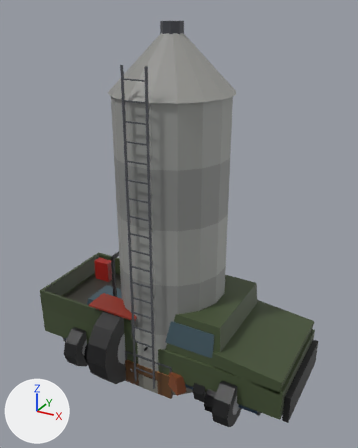
A saved change to the glTF model godot/assets/furniture/furniture.glb.
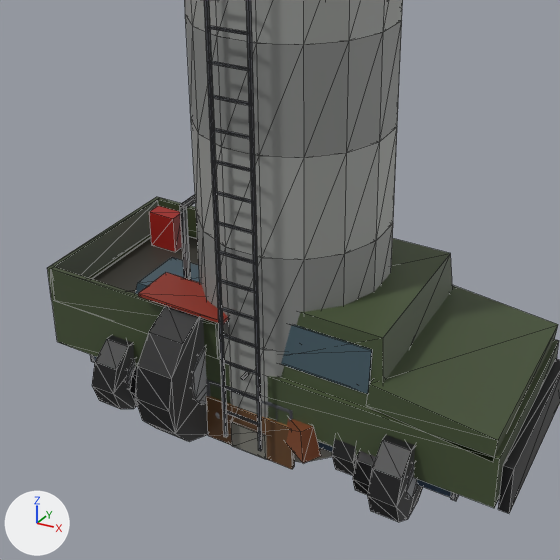
There are two pictures of each version: one whole from a 50 mm camera at (4.0, -7.05, 6.55) aimed at (0.12, -0.01, 3.03), one close up on the part from 4% to 88% of the width and 33% to 100% of the height. The axes (+X, +Y, +Z) are drawn at lower left. The lights are the same throughout. The first two pictures are the older version. The close-ups show mesh edges as thin lines. Vertices at exactly the same position are counted once.

The scene before the commit, as lines of its bpy script (objects in view):
```python
me_car_v1 = bpy.data.meshes.new('car_v1')
me_car_v1.from_pydata(...)  # 272 vertices, 456 faces; spans x -2.12..2.12, y -1.08..1.08, z 0.0..1.28
me_car_v1.materials.append(mat_furniture)
me_tractor = bpy.data.meshes.new('tractor')
me_tractor.from_pydata(...)  # 316 vertices, 548 faces; spans x -1.2..1.43, y -1.57..1.57, z 0.02..2.33
me_tractor.materials.append(mat_furniture)
me_truck = bpy.data.meshes.new('truck')
me_truck.from_pydata(...)  # 264 vertices, 444 faces; spans x -2.51..2.61, y -1.32..1.32, z 0.02..1.75
me_truck.materials.append(mat_furniture)
ob_car_v1 = bpy.data.objects.new('car_v1', me_car_v1)
ob_car_v1.location = (0.0, 0.0, 0.0)
ob_tractor = bpy.data.objects.new('tractor', me_tractor)
ob_tractor.location = (0.0, 0.0, 0.0)
ob_truck = bpy.data.objects.new('truck', me_truck)
ob_truck.location = (0.0, 0.0, 0.0)
# also in view: 'silo' at (0.0, -0.06, 3.17); 'bed' at (0.0, 0.0, 0.47)
```
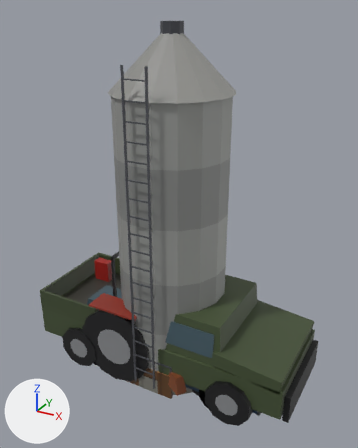
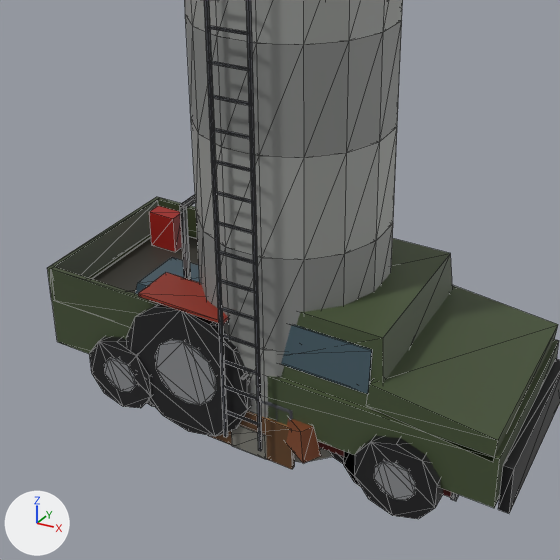
Location of each change, [x1, y1, x2, y2] in pixels of the close-ups (560 x 560 px; the box of a moved part takes in the faces that stretch with it):
'truck', reshaped: before [47, 197, 560, 522]; after [47, 197, 560, 519]
'tractor', reshaped: before [135, 194, 357, 476]; after [126, 194, 344, 464]
part 1 of me_tractor, moved or reshaped: before [135, 306, 208, 442]; after [126, 303, 251, 437]
part 2 of me_tractor, moved or reshaped: before [192, 346, 207, 404]; after [155, 340, 216, 405]
part 3 of me_tractor, moved or reshaped (mostly hidden afterwards): before [332, 439, 357, 476]; after [330, 452, 344, 464]
part 5 of me_truck, moved or reshaped: before [92, 335, 137, 409]; after [89, 337, 152, 408]
part 6 of me_truck, moved or reshaped (mostly hidden before): before [126, 358, 136, 390]; after [104, 358, 135, 392]
part 7 of me_truck, moved or reshaped: before [367, 435, 423, 522]; after [355, 436, 444, 519]
part 8 of me_truck, moved or reshaped: before [406, 463, 418, 499]; after [374, 461, 416, 500]

Patch to the scene script:
```diff
--- a/godot/assets/furniture/furniture.glb.py
+++ b/godot/assets/furniture/furniture.glb.py
@@ me_tractor @@
 # used by ob_tractor; location = (0.0, 0.0, 0.0)
-me_tractor.from_pydata(...)  # 316 vertices, 548 faces; spans x -1.2..1.43, y -1.57..1.57, z 0.02..2.33
+me_tractor.from_pydata(...)  # 316 vertices, 548 faces; spans x -1.43..1.43, y -1.04..1.04, z 0.0..2.33
+# me_tractor part 1: the loose piece of 28 vertices spanning x -0.9..-0.5, y -1.57..-0.07, z 0.02..1.48 is multiplied about its middle by the matrix ((0.0, 0.0, -1.0), (1.0, 0.0, 0.0), (0.0, -1.0, 0.0))
+# me_tractor part 2: the loose piece of 28 vertices spanning x -0.9..-0.49, y -1.19..-0.44, z 0.38..1.12 is multiplied about its middle by the matrix ((0.0, 0.0, -1.0), (1.0, 0.0, 0.0), (0.0, -1.0, 0.0))
+# me_tractor part 3: the loose piece of 20 vertices spanning x 0.94..1.16, y -1.0..-0.2, z 0.02..0.78 is multiplied about its middle by the matrix ((0.0, 0.0, -1.0), (1.0, 0.0, 0.0), (0.0, -1.0, 0.0))
+# me_tractor part 4: texture (UV) coordinates changed
+# other edits to the shape of me_tractor do not show in these pictures
 me_tractor.materials.append(mat_furniture)
@@ me_truck @@
 # used by ob_truck; location = (0.0, 0.0, 0.0)
-me_truck.from_pydata(...)  # 264 vertices, 444 faces; spans x -2.51..2.61, y -1.32..1.32, z 0.02..1.75
+me_truck.from_pydata(...)  # 264 vertices, 444 faces; spans x -2.51..2.61, y -1.04..1.04, z 0.0..1.75
+# me_truck part 5: the loose piece of 20 vertices spanning x -1.69..-1.41, y -1.32..-0.48, z 0.02..0.82 is multiplied about its middle by the matrix ((0.0, 0.0, -1.0), (1.0, 0.0, 0.0), (0.0, -1.0, 0.0))
+# me_truck part 6: the loose piece of 20 vertices spanning x -1.69..-1.4, y -1.11..-0.69, z 0.22..0.62 is multiplied about its middle by the matrix ((0.0, 0.0, -1.0), (1.0, 0.0, 0.0), (0.0, -1.0, 0.0))
+# me_truck part 7: the loose piece of 20 vertices spanning x 1.46..1.74, y -1.32..-0.48, z 0.02..0.82 is multiplied about its middle by the matrix ((0.0, 0.0, -1.0), (1.0, 0.0, 0.0), (0.0, -1.0, 0.0))
+# me_truck part 8: the loose piece of 20 vertices spanning x 1.46..1.75, y -1.11..-0.69, z 0.22..0.62 is multiplied about its middle by the matrix ((0.0, 0.0, -1.0), (1.0, 0.0, 0.0), (0.0, -1.0, 0.0))
+# me_truck part 9: texture (UV) coordinates changed
+# other edits to the shape of me_truck do not show in these pictures
 me_truck.materials.append(mat_furniture)
```
